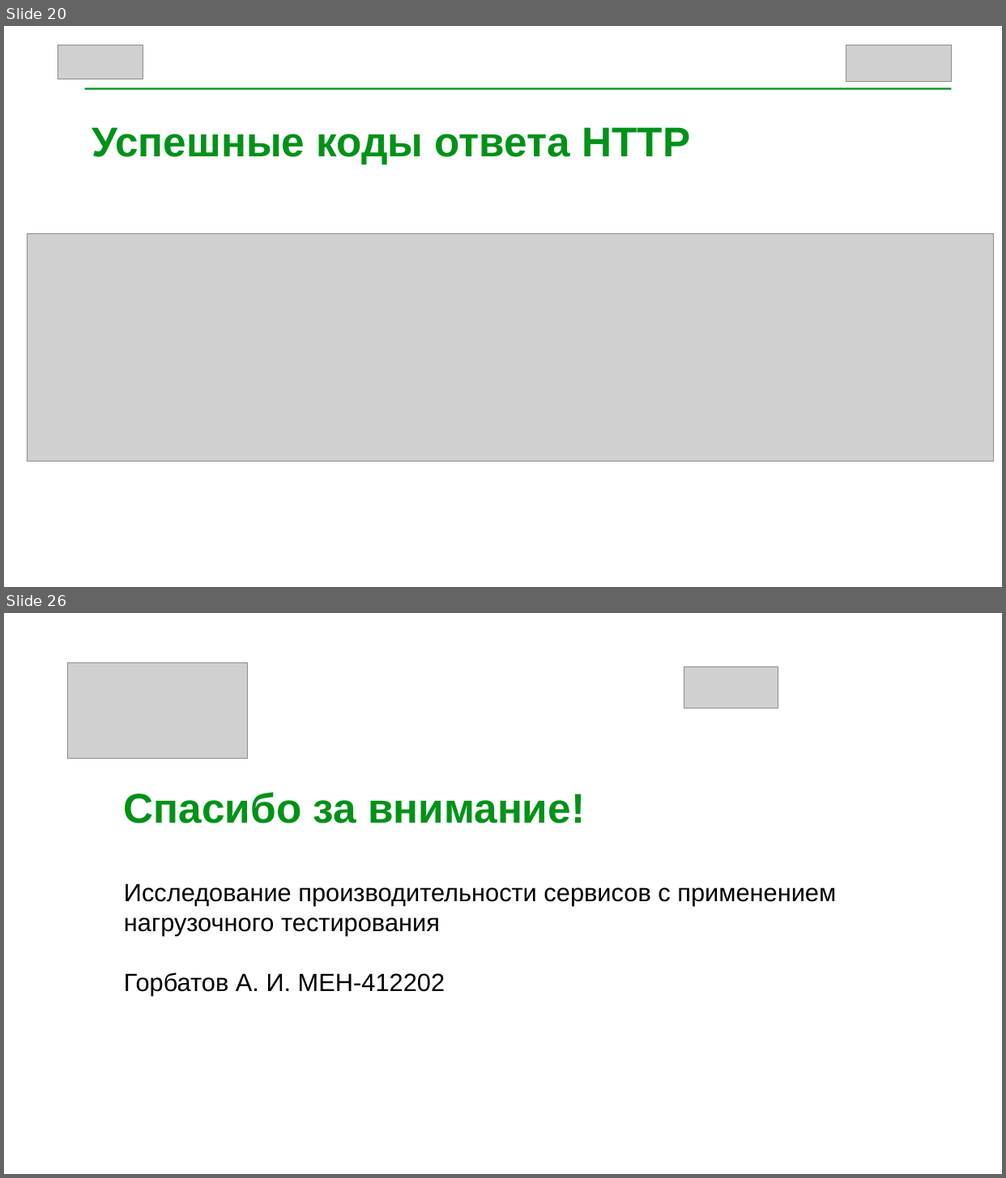
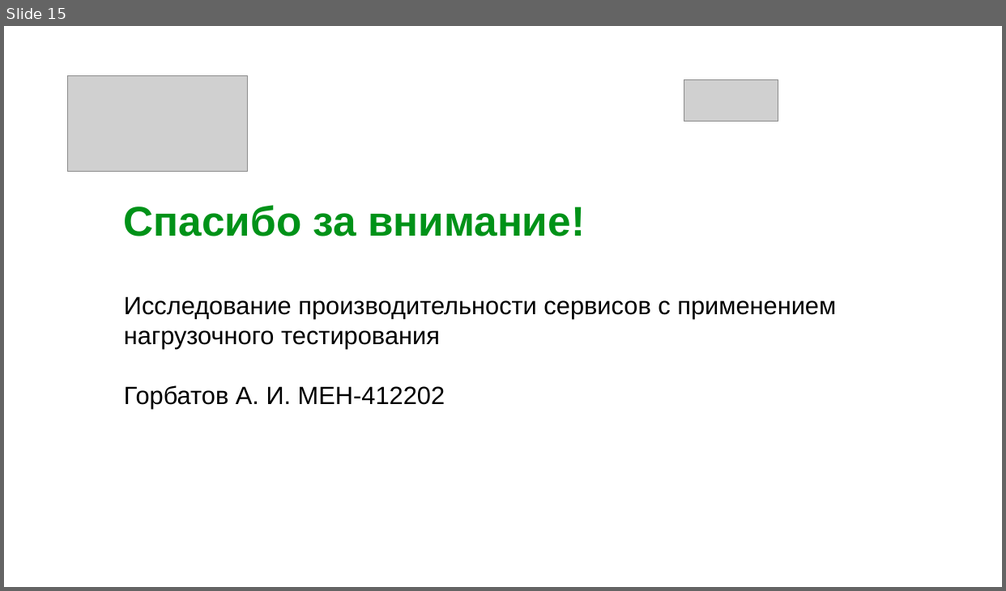
Before and after one commit to SilversShade/diplom-epta, a slide deck: Slides.pptx. Shown one above the other, each under a label of ours: slides 20 and 26 before the commit, slide 15 after it; the slides between them are not shown. The pictures are 1006x1178 and 1006x591 pixels, drawn with LibreOffice and Linux fonts; fonts in the diff are those of the drawing; grey boxes stand for pictures; background and template pictures are left out. Boxes give left, top, right and bottom in pixels: in the first picture for what was removed or moved away, otherwise in the second. Text is boxed around its words. In the diff, an @@ line names an element or a change of style, - is before the commit and + after.

```diff
--- a/Slides.pptx
+++ b/Slides.pptx
@@ slide 20 removed at (x1=4, y1=26, x2=1002, y2=587), background #FFFFFF @@
@@ picture removed at (x1=57, y1=45, x2=143, y2=79) @@
@@ picture removed at (x1=846, y1=45, x2=951, y2=81) @@
@@ rectangle removed at (x1=85, y1=88, x2=952, y2=90) @@
@@ text removed at (x1=92, y1=127, x2=691, y2=165) @@
-Успешные коды ответа HTTP
@@ picture removed at (x1=27, y1=233, x2=994, y2=461) @@
@@ what was slide 26 is now slide 15 @@
```
Also in this commit, not shown: 10 slides changed, 1 slide added, 11 other slides removed.
